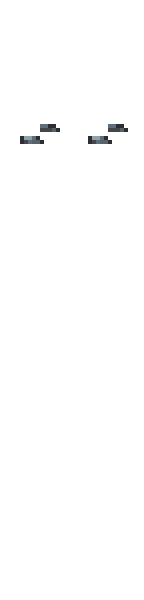
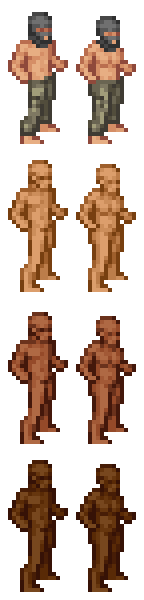
Layer changes from the first 144×600 image to the second:
added layer "balaclava" above "coat_lab" over (x1=28, y1=12, x2=120, y2=52)
showed "cargo pants", painted on it over (x1=20, y1=72, x2=124, y2=136)
hid "running shoes" over (x1=20, y1=124, x2=128, y2=144)
showed "ZombieSurvivor.png" over (x1=8, y1=12, x2=136, y2=592)
